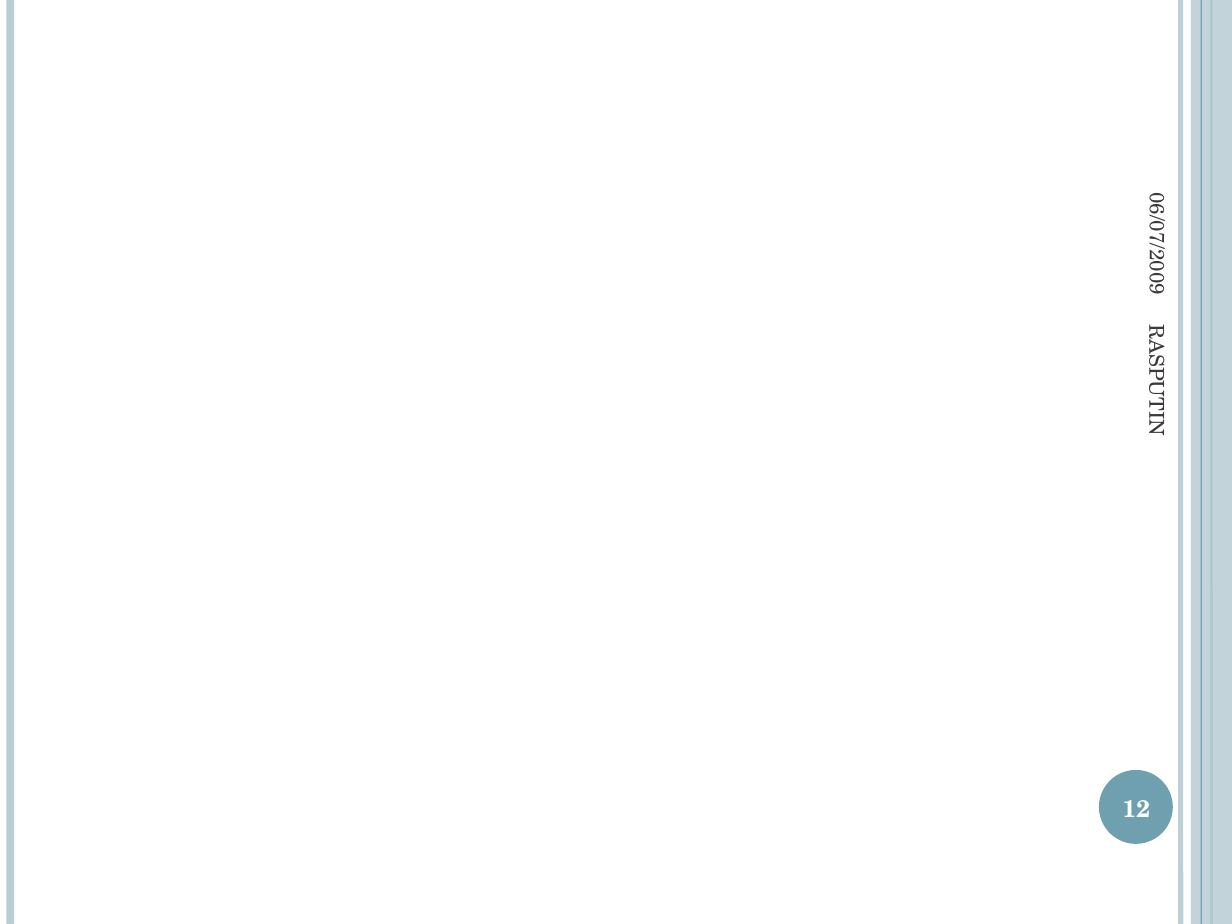
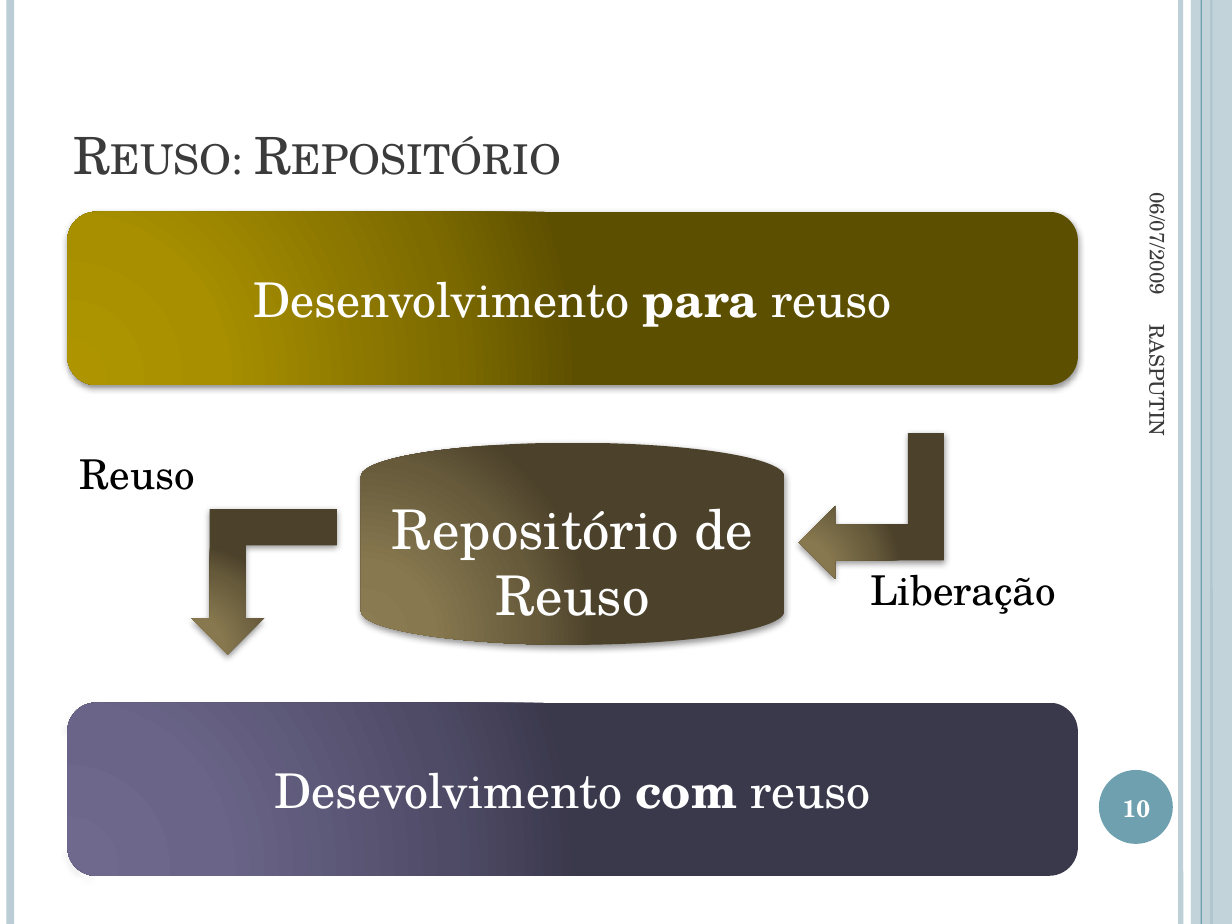
Before and after one commit to jmftrindade/ras4maven, a slide deck: slide 10 of PromotingSoftwareReuseWithRAS/RASPUTIN.pptx (slide 12 before the commit). Drawn at 1232x924 pixels with LibreOffice and Linux fonts; fonts in the diff are those of the drawing. Boxes give left, top, right and bottom in pixels: in the first picture for what was removed or moved away, otherwise in the second. Text is boxed around its words. In the diff, an @@ line names an element or a change of style, - is before the commit and + after.

```diff
--- a/PromotingSoftwareReuseWithRAS/RASPUTIN.pptx
+++ b/PromotingSoftwareReuseWithRAS/RASPUTIN.pptx
@@ title added at box(62, 37, 1068, 191), 30 pt, text #3B3B3B, small capitals @@
+Reuso: Repositório
@@ rounded rectangle added at box(68, 212, 1078, 386), fill gradient #AF9500 to #A99000 to #7F6C00 to #5E5000, 28 pt, text #FFFFFF @@
+Desenvolvimento para reuso
@@ cylinder added at box(361, 442, 785, 644), fill gradient #8D7C53 to #887850 to #675B3B to #4C432B, 32 pt, text #FFFFFF @@
+Repositório de Reuso
@@ bent up arrow added at box(798, 434, 944, 579), fill gradient #8D7C53 to #887850 to #675B3B to #4C432B @@
@@ text added at box(79, 459, 194, 490), 24 pt, text #000000 @@
+Reuso
@@ bent up arrow added at box(191, 509, 336, 654), fill gradient #8D7C53 to #887850 to #675B3B to #4C432B @@
@@ text added at box(870, 574, 1056, 614), 24 pt, text #000000 @@
+Liberação
@@ rounded rectangle added at box(68, 702, 1078, 876), fill gradient #6E698D to #6A6588 to #4F4B67 to #3B384C, 28 pt, text #FFFFFF @@
+Desevolvimento com reuso
@@ page number at box(1123, 800, 1151, 818): text changed @@
-12
+10
```
Also in this commit, not shown: 9 other slides changed, 1 other file.
